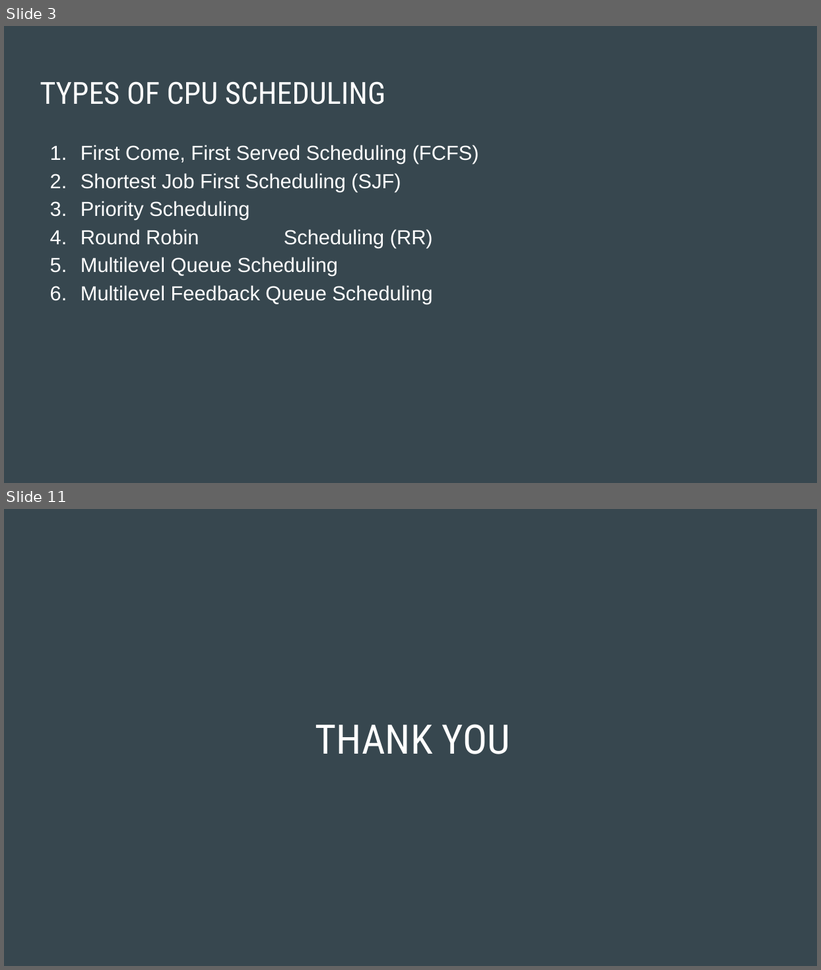
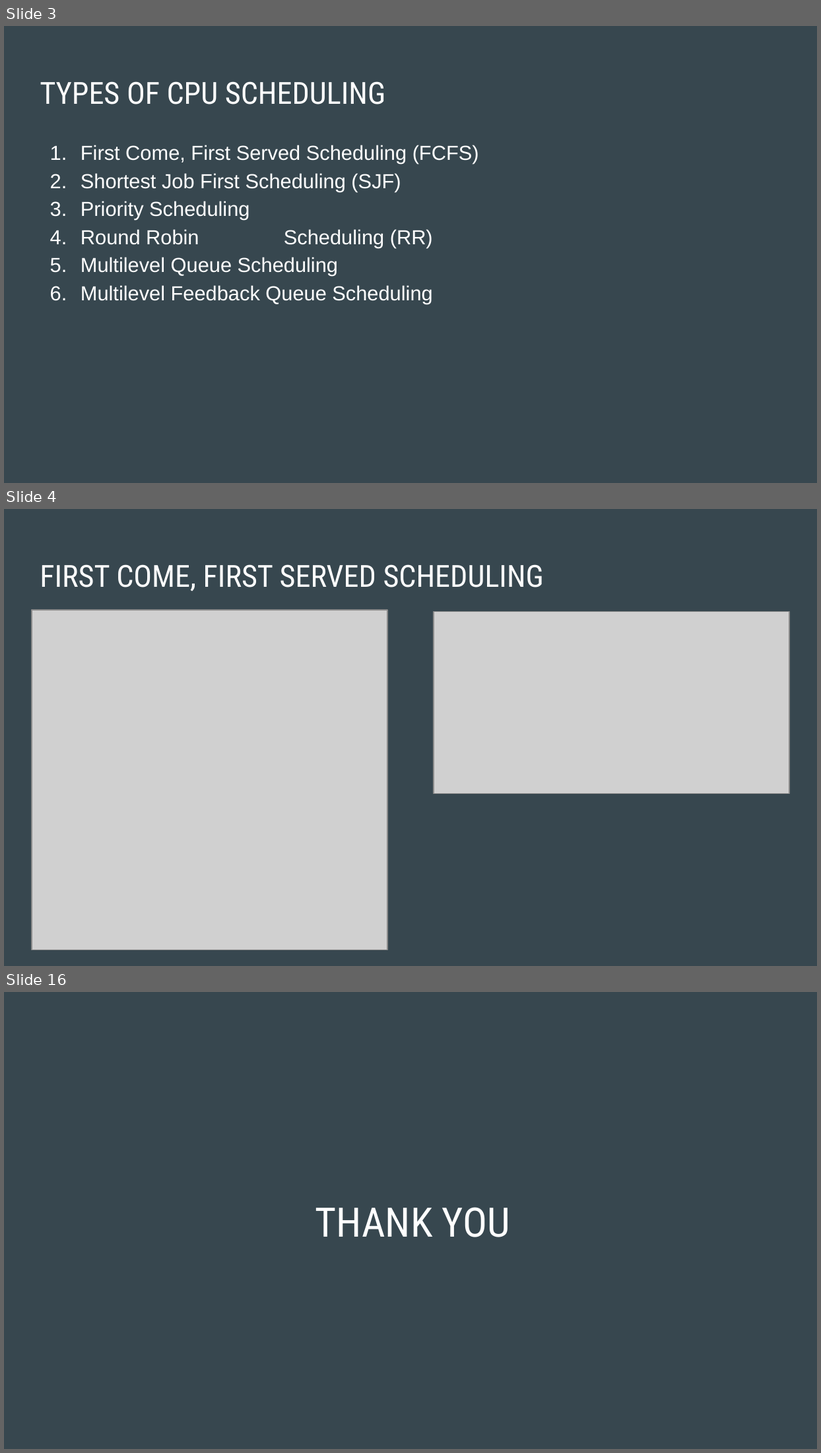
Before and after one commit to Cornerstone-04/cpu-scheduling-with-cpp, a slide deck: docs/CPU SCHEDULING WITH C++.pptx. Shown one above the other, each under a label of ours: slides 3 and 11 before the commit, slides 3, 4 and 16 after it; the slides between them are not shown. The pictures are 821x970 and 821x1453 pixels, drawn with LibreOffice and Linux fonts; fonts in the diff are those of the drawing; grey boxes stand for pictures. Boxes give left, top, right and bottom in pixels: in the first picture for what was removed or moved away, otherwise in the second. Text is boxed around its words. In the diff, an @@ line names an element or a change of style, - is before the commit and + after.

```diff
--- a/docs/CPU SCHEDULING WITH C++.pptx
+++ b/docs/CPU SCHEDULING WITH C++.pptx
@@ slide 4 added at (4,509,817,966), background #37474F @@
@@ title added at (40,564,544,591), 27 pt, text #FFFFFF @@
+FIRST COME, FIRST SERVED SCHEDULING
@@ picture added at (32,610,387,951) @@
@@ picture added at (433,611,789,793) @@
@@ what was slide 11 is now slide 16 @@
```
Also in this commit, not shown: 7 slides changed, 4 other slides added.
